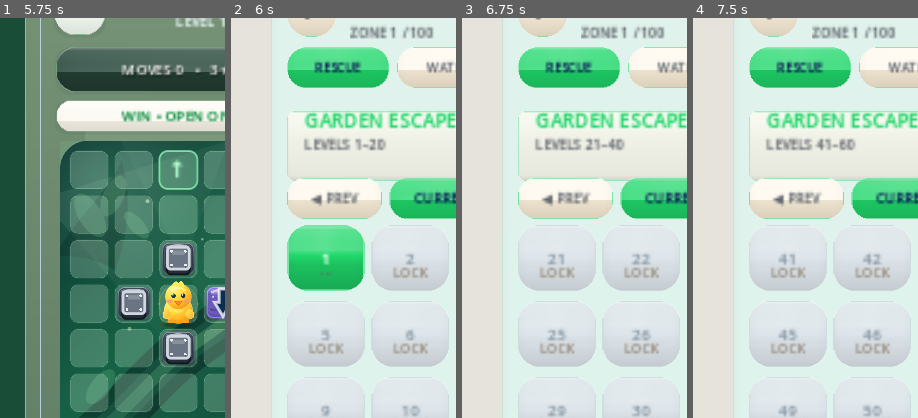
Above: before the commit, frames 1-4 (left to right).
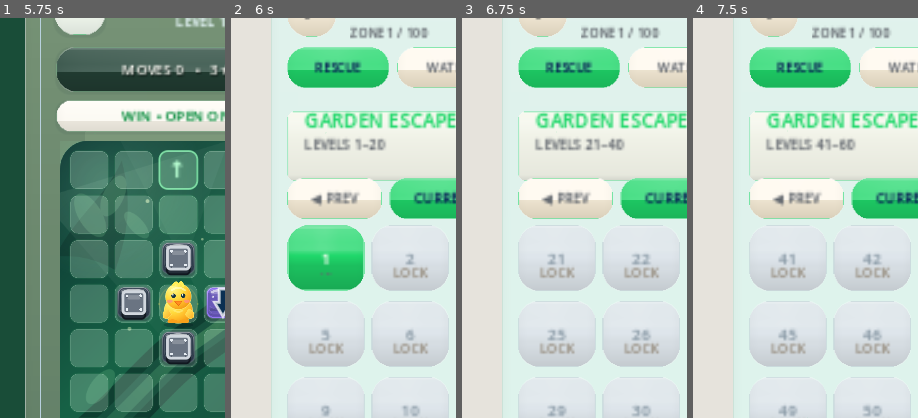
Above: after the commit, the same moments.

Repository: eghosa001/unjam
Game: Godot game, scene res://scenes/Boot.tscn
Two runs of this game, one before a commit and one after it. Both use one fixed random seed, a clock stepped at 60 frames per second and the inputs below.
Inputs (mouse positions are % of the whole screen's width and height, from its top left):
- Up to frame 1 (5.75 s): tap Enter at 0.5 s; move the mouse to (72, 45) at 0.52 s; click (72, 45) at 0.67 s; tap Space at 1.25 s; drag from (30, 55) to (45, 70) at 1.27 s; click "CONTINUE • LEVEL 1" at 2 s; click "PLAY NOW" at 2.75 s; click "↻ RESTART" at 3.5 s; click "↻ RESTART" at 4.25 s; click "↻ RESTART" at 5 s
- Up to frame 2 (6 s): click "←" at 5.75 s
- Up to frame 3 (6.75 s): click "NEXT ▶" at 6.5 s
- Up to frame 4 (7.5 s): click "NEXT ▶" at 7.25 s
The pictures show only the part of the screen within x 0-50%, y 6-56%; the shares and areas given below are measured in that part.

Frame 1 is identical in both runs. In frame 2, 0.5% of the frame differs, in the area x 55-90%, y 2-6%; in frame 3, 0.5%; in frame 4, 0.5%.

Commit message:
Fit shared header after display-font styling

Diff:
--- a/scripts/ui/premium_main_casual.gd
+++ b/scripts/ui/premium_main_casual.gd
@@ -450,20 +450,20 @@
 	var back_button := _figma_button(canvas, "FigmaBack", "←", Rect2(17,19,52,52), back_fill, back_callback, back_color, 18, 27)
 	back_button.action_mode = BaseButton.ACTION_MODE_BUTTON_PRESS
 	back_button.tooltip_text = "Back"
-	var header_title := _figma_text(canvas, title_text, Rect2(83,21,186,28), 23, heading_color)
+	var header_title := _figma_text(canvas, title_text, Rect2(83,21,186,27), 23, heading_color)
 	header_title.name = "FigmaHeaderTitle"
 	header_title.clip_text = true
+	# Apply the display font before fitting so its actual metrics cannot expand
+	# back into the subtitle band after compact-screen layout.
+	FigmaReferenceCanvas.style_display_title(header_title, pill_fill.lightened(0.20), Color("#071d55"), 1)
 	_fit_single_line_control_text(header_title, 182.0, 23, 14)
-	FigmaReferenceCanvas.style_display_title(header_title, pill_fill.lightened(0.20), Color("#071d55"), 1)
 	if not subtitle_text.strip_edges().is_empty():
-		var subtitle := _figma_text(canvas, subtitle_text, Rect2(83,55,186,22), 14, muted_color)
+		var subtitle := _figma_text(canvas, subtitle_text, Rect2(83,55,186,18), 13, muted_color)
 		subtitle.name = "FigmaHeaderSubtitle"
 		subtitle.autowrap_mode = TextServer.AUTOWRAP_OFF
 		subtitle.clip_text = true
 		subtitle.custom_minimum_size = Vector2.ZERO
-		_fit_single_line_control_text(subtitle, 182.0, 14, 10)
-		FigmaReferenceCanvas.set_rect(subtitle, 83, 55, 186, 22)
-		_fit_wrapped_text(subtitle, 182.0, 14, 11)
+		_fit_single_line_control_text(subtitle, 182.0, 13, 10)
 	if pill_text.strip_edges().is_empty():
 		return
 	if pill_callback.is_valid():
